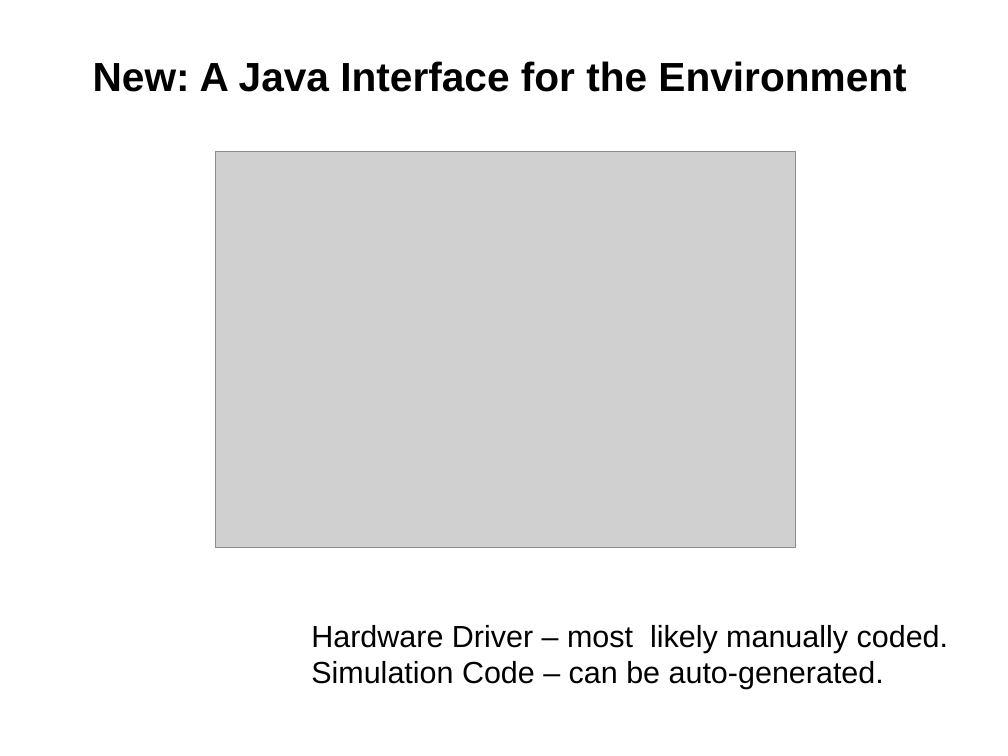
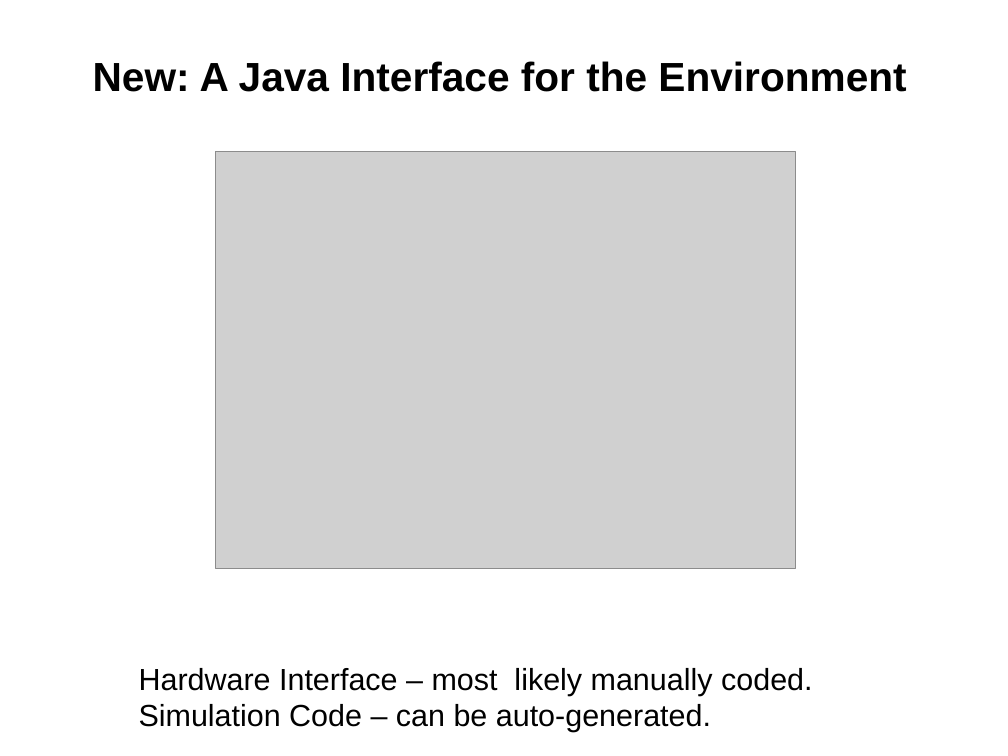
Before and after one commit to weetmuts/rodin-b-sharp-iUML_B_Utils, a slide deck: slide 5 of work/store/Writing/RUDW2014(accepted)/presentation/RUDW2014presentation.odp. Drawn at 1008x756 pixels with LibreOffice and Linux fonts; fonts in the diff are those of the drawing; grey boxes stand for pictures. Boxes give left, top, right and bottom in pixels: in the first picture for what was removed or moved away, otherwise in the second. Text is boxed around its words. In the diff, an @@ line names an element or a change of style, - is before the commit and + after.

```diff
--- a/work/store/Writing/RUDW2014(accepted)/presentation/RUDW2014presentation.odp
+++ b/work/store/Writing/RUDW2014(accepted)/presentation/RUDW2014presentation.odp
@@ picture: place and size @@
-picture at [216, 151, 796, 547]
+picture at [216, 151, 796, 569]
@@ text "Hardware Interface – most likely ...": place and size @@
-text "Hardware Interface – most likely ..." at [311, 625, 948, 689]
+text "Hardware Interface – most likely ..." at [139, 668, 812, 732]
@@ text at [139, 668, 812, 696]: text changed @@
-Hardware Driver – most likely manually coded.
+Hardware Interface – most likely manually coded.
```
Also in this commit, not shown: 5 other slides changed, 1 slide added, 6 other files.
